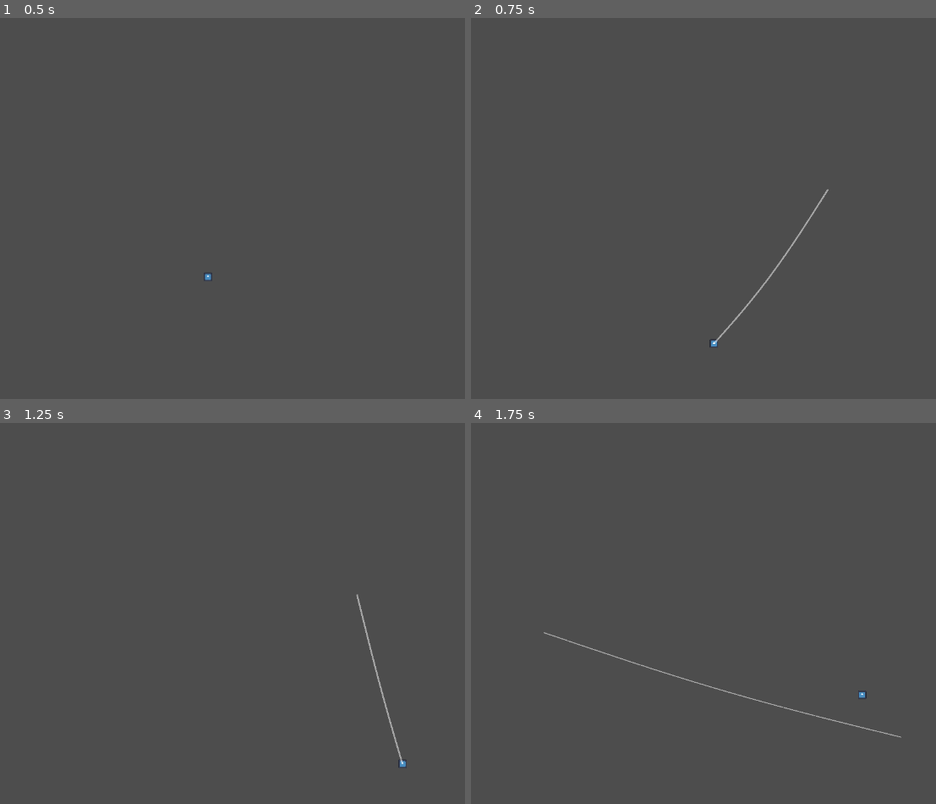
Above: before the commit, frames 1-4 (two rows, left to right).
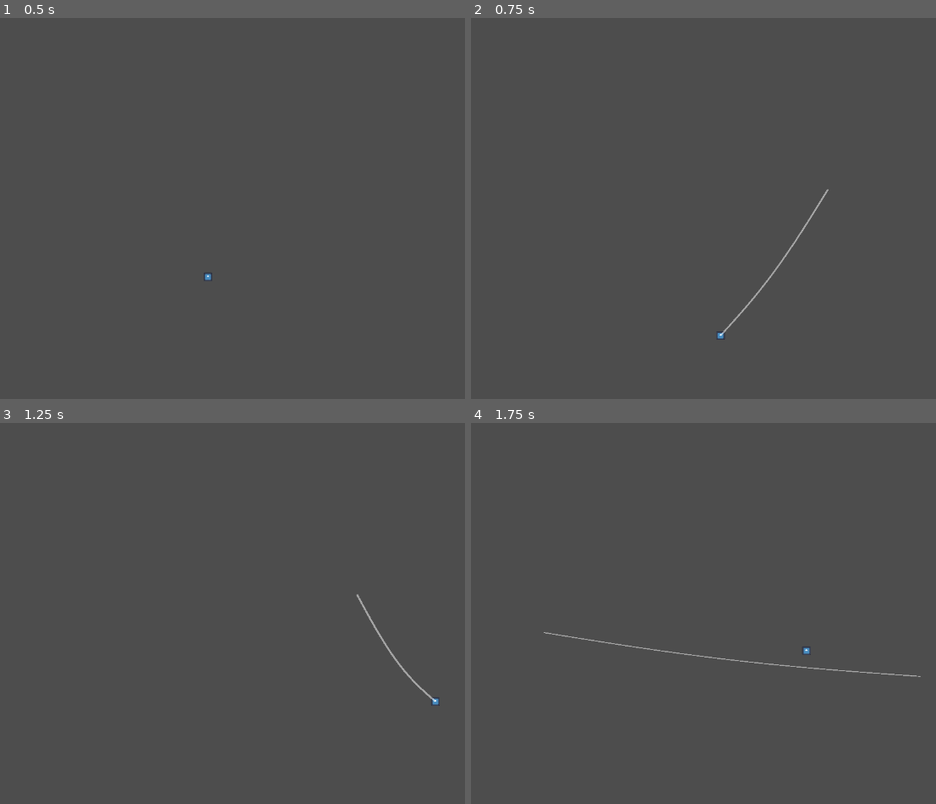
Above: after the commit, the same moments.

Repository: Pluspolar/Game-Jam-Group-3
Game: Godot game, scene res://Scenes/main.tscn
The game is run twice, just before and just after one commit, with the same random seed, the same clock (stepped at 60 frames per second) and the same inputs. The engine's default icon, where the game draws it, is replaced by a stand-in: a white triangle on a blue panel in a dark square.
Inputs (mouse positions are in pixels of both pictures, inside the frame that each line leads up to):
- Up to frame 1 (0.5 s): no input
- Up to frame 2 (0.75 s): tap Enter at 0.5 s; move the mouse to (829, 189) at 0.52 s; press the mouse at (829, 189) at 0.53 s; hold D (right) from 0.53 s (still down)
- Up to frame 3 (1.25 s): keep holding D (right); tap W (up) at 0.77 s
- Up to frame 4 (1.75 s): keep holding D (right); move the mouse to (545, 632) at 1.27 s; release the mouse at (545, 632) at 1.28 s; click (545, 632) at 1.35 s; tap W (up) at 1.52 s

Frame 1 is identical in both runs. In frame 2, 0.2% of the frame differs, in the area x 51-77%, y 46-87%; in frame 3, 0.4%; in frame 4, 0.6%, in the area x 15-97%, y 54-83%.

Commit message:
Spider-like Behavior
Added walls detection and sticking

Diff:
--- a/game-jam/Scenes/main.gd
+++ b/game-jam/Scenes/main.gd
@@ -2,12 +2,13 @@
 var line: Line2D
 
 @onready var player := $Player
-@export var string_amount : float = 64 #Use Even Number
-@export var stretchiness : float = 100
+@export var string_amount : float = 40 #Use Even Number
+@export var stretchiness : float = 400
 @export var x_stretch : float = 0.75  #it's better to be between 0-1, it streches more based on the x axis
-@export var vel_y_pitfall : float = 500 #Prevent infinite velocity at the absolute value of the velocity
+@export var vel_y_pitfall : float = 125 #Prevent infinite velocity at the absolute value of the velocity
 @export var vel_y_air_resist : float = 0.98 #to get the value
 @export var speed_limit: float = 10000
+@export var string_power: float = 1.5
 
 var mouse_point : Vector2
 var distance : float
@@ -48,12 +49,13 @@
 
 		distance = pow(distance, 2)
 
-		player.velocity += Vector2(dir_vel.x * distance/50, dir_vel.y * distance/50) * delta
+		player.velocity += Vector2(dir_vel.x * distance/50, dir_vel.y * distance/50) * delta * string_power
 		if abs(player.velocity.y) > vel_y_pitfall: player.velocity.y *= vel_y_air_resist / delta * delta #Patched infinite energy
 
 		if abs(player.velocity.x) > speed_limit: player.velocity.x = speed_limit * abs(player.velocity.x)/player.velocity.x
 		if abs(player.velocity.y) > speed_limit: player.velocity.y = speed_limit * abs(player.velocity.y)/player.velocity.y
 
 		create_line(player.position, mouse_point)
+
 		#print(angle)
-		print(player.velocity)
+		#print(player.velocity)
--- a/game-jam/Scenes/main.tscn
+++ b/game-jam/Scenes/main.tscn
@@ -2,10 +2,13 @@
 
 [ext_resource type="Script" uid="uid://c4ox0svdgy856" path="res://Scenes/main.gd" id="1_bo1nx"]
 [ext_resource type="PackedScene" uid="uid://cp63kc2ym1jcn" path="res://Scenes/player.tscn" id="1_jjgbg"]
+[ext_resource type="PackedScene" uid="uid://c3kjx72nr0ib0" path="res://Scenes/walls.tscn" id="3_8gbba"]
 
 [node name="main" type="Node2D" unique_id=1425132053]
 script = ExtResource("1_bo1nx")
-string_amount = 48.0
-stretchiness = 400.0
 
 [node name="Player" parent="." unique_id=38737271 instance=ExtResource("1_jjgbg")]
+position = Vector2(659, 335)
+
+[node name="walls" parent="." unique_id=1711967700 instance=ExtResource("3_8gbba")]
+metadata/_edit_lock_ = true
--- a/game-jam/Scenes/player.gd
+++ b/game-jam/Scenes/player.gd
@@ -2,6 +2,9 @@
 class_name Player
 
 @export var speed: float = 200
+
+var already_on_wall : bool = false
+var is_sticking: bool = false
 
 func _ready() -> void:
 	position = Vector2(640, 360)
@@ -12,4 +15,43 @@
 
 	velocity.x *= 0.985 / delta * delta
 	velocity.y += 1000 * delta
-	position += velocity * delta
+	#position += velocity * delta
+
+	var old_vel := velocity
+
+		#velocity.y *= -1
+		#position.x += velocity.x
+
+	#if (is_on_ceiling() or is_on_floor()) and abs(total_velocity) < 500:
+	#	velocity.y = 0
+
+	if is_sticking:
+		velocity.y = 0
+
+	move_and_slide()
+
+	if is_on_wall() and abs(old_vel.x) + abs(old_vel.y)*0.5 > 1250 and not already_on_wall:
+		velocity.x = old_vel.x*-0.1
+		already_on_wall = true
+	elif not is_on_wall():
+		already_on_wall = false
+
+	if is_on_ceiling():
+		if abs(old_vel.x)*0.5 + abs(old_vel.y) >= 1000:
+			velocity.y = old_vel.y*-0.1
+			is_sticking = false
+		elif abs(old_vel.x)*0.5 + abs(old_vel.y) < 1000:
+			velocity.y = 0
+			if Input.is_action_pressed("shoot") and position.distance_to(get_viewport().get_mouse_position()) > 400:
+				is_sticking = false
+			else: is_sticking = true
+	else:
+		is_sticking = false
+
+	if is_on_wall_only():
+		velocity.y *= 0.5 / delta * delta
+
+	if is_on_floor():
+		velocity.x *= 0.945 / delta * delta
+
+	#print(velocity.x)
--- /dev/null
+++ b/game-jam/Scenes/walls.tscn
@@ -0,0 +1,26 @@
+[gd_scene format=3 uid="uid://c3kjx72nr0ib0"]
+
+[sub_resource type="RectangleShape2D" id="RectangleShape2D_kjpe2"]
+size = Vector2(415, 185)
+
+[sub_resource type="RectangleShape2D" id="RectangleShape2D_2bj67"]
+size = Vector2(415, 250.5)
+
+[sub_resource type="RectangleShape2D" id="RectangleShape2D_cxhnf"]
+size = Vector2(641.5, 75.5)
+
+[node name="walls" type="Node2D" unique_id=1711967700]
+
+[node name="StaticBody2D" type="StaticBody2D" parent="." unique_id=1450740496]
+
+[node name="CollisionShape2D" type="CollisionShape2D" parent="StaticBody2D" unique_id=177588032]
+position = Vector2(325, 519)
+shape = SubResource("RectangleShape2D_kjpe2")
+
+[node name="CollisionShape2D2" type="CollisionShape2D" parent="StaticBody2D" unique_id=1872085227]
+position = Vector2(1076, 288)
+shape = SubResource("RectangleShape2D_2bj67")
+
+[node name="CollisionShape2D3" type="CollisionShape2D" parent="StaticBody2D" unique_id=1714195076]
+position = Vector2(567, 89)
+shape = SubResource("RectangleShape2D_cxhnf")
